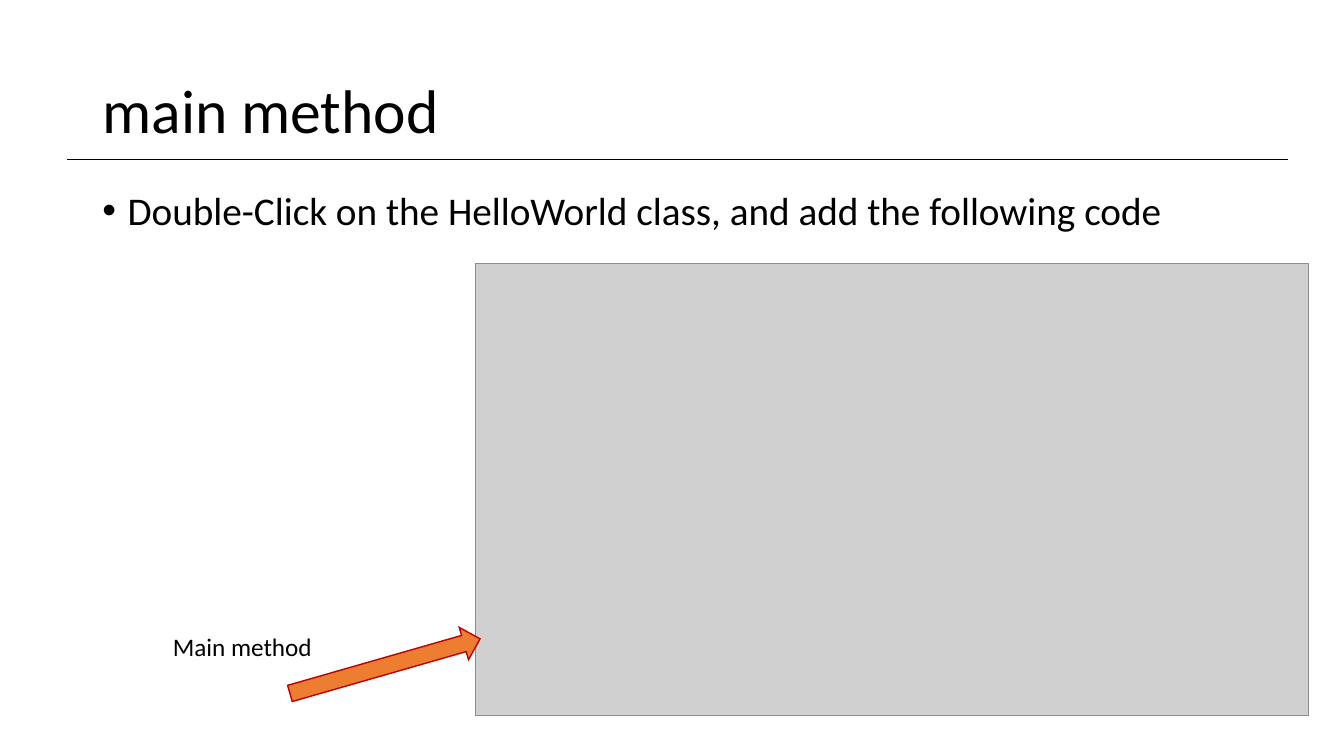
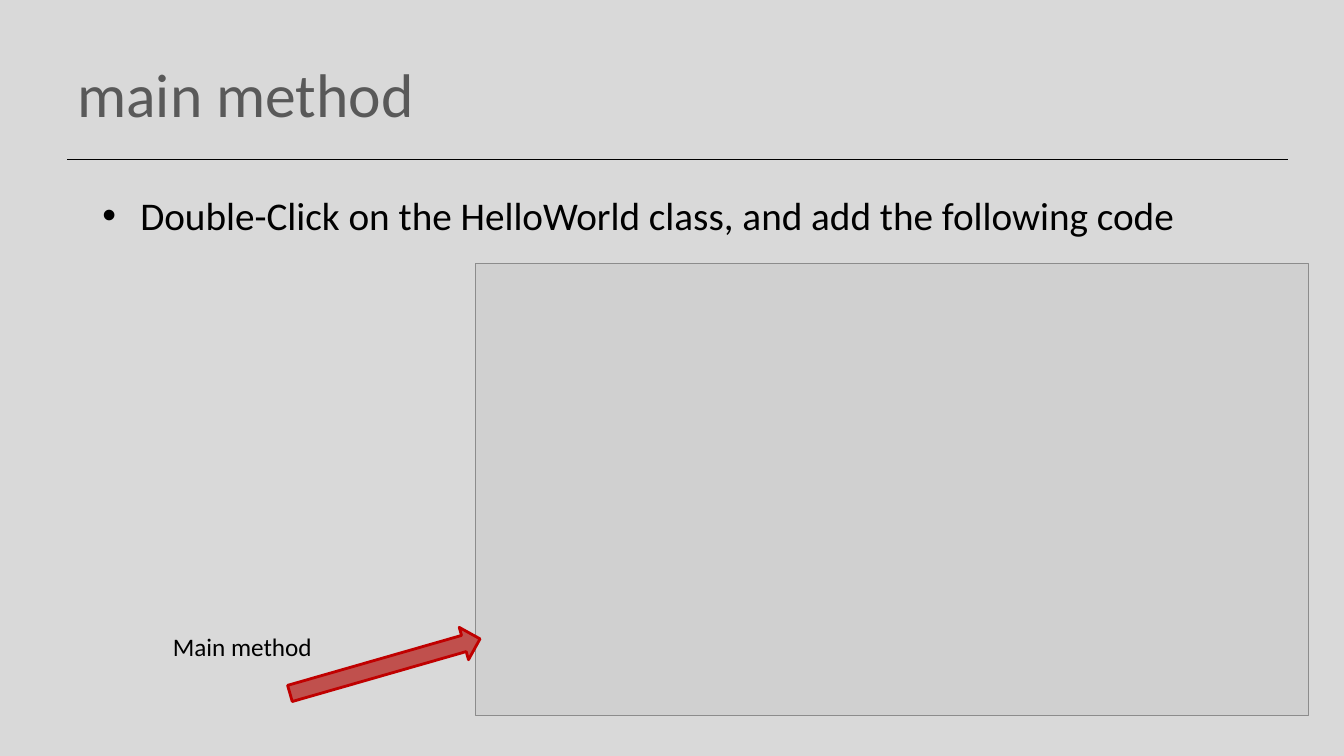
Before and after one commit to Programming-Fundamentals-SETU/prog-fund-1-sept-25, a slide deck: slide 13 of topic01-objects-and-classes/unit-1/talk-1-bluej/getting-started-bluej.pptx. Drawn at 1344x756 pixels with LibreOffice and Linux fonts; fonts in the diff are those of the drawing; grey boxes stand for pictures. Boxes give left, top, right and bottom in pixels: in the first picture for what was removed or moved away, otherwise in the second. Text is boxed around its words. In the diff, an @@ line names an element or a change of style, - is before the commit and + after.

```diff
--- a/topic01-objects-and-classes/unit-1/talk-1-bluej/getting-started-bluej.pptx
+++ b/topic01-objects-and-classes/unit-1/talk-1-bluej/getting-started-bluej.pptx
@@ background #FFFFFF to #D9D9D9 @@
@@ title "main method": place and size @@
-title "main method" at bbox=[102, 90, 438, 134]
+title "main method" at bbox=[77, 74, 413, 118]
@@ title "main method" at bbox=[77, 74, 413, 118]: text colour #000000 to #595959; line spacing 0.9 to 1 @@
@@ text "Double-Click on the HelloWorld class, ..." at bbox=[140, 202, 1174, 237]: indent changed; line spacing 0.9 to 1; less space between paragraphs @@
@@ right arrow at bbox=[286, 623, 485, 709]: fill #ED7D31 to #C0504D; outline #C00000 1 pt to #C00000 2 pt @@
```
Also in this commit, not shown: 17 other slides changed, 13 other files.
